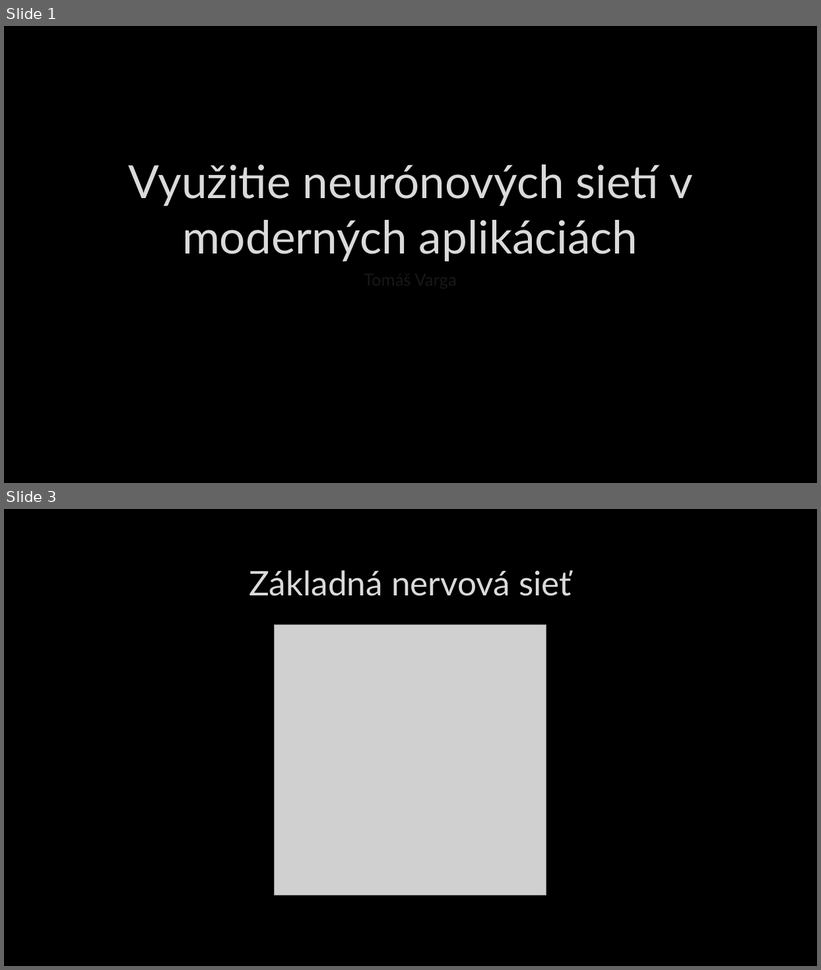
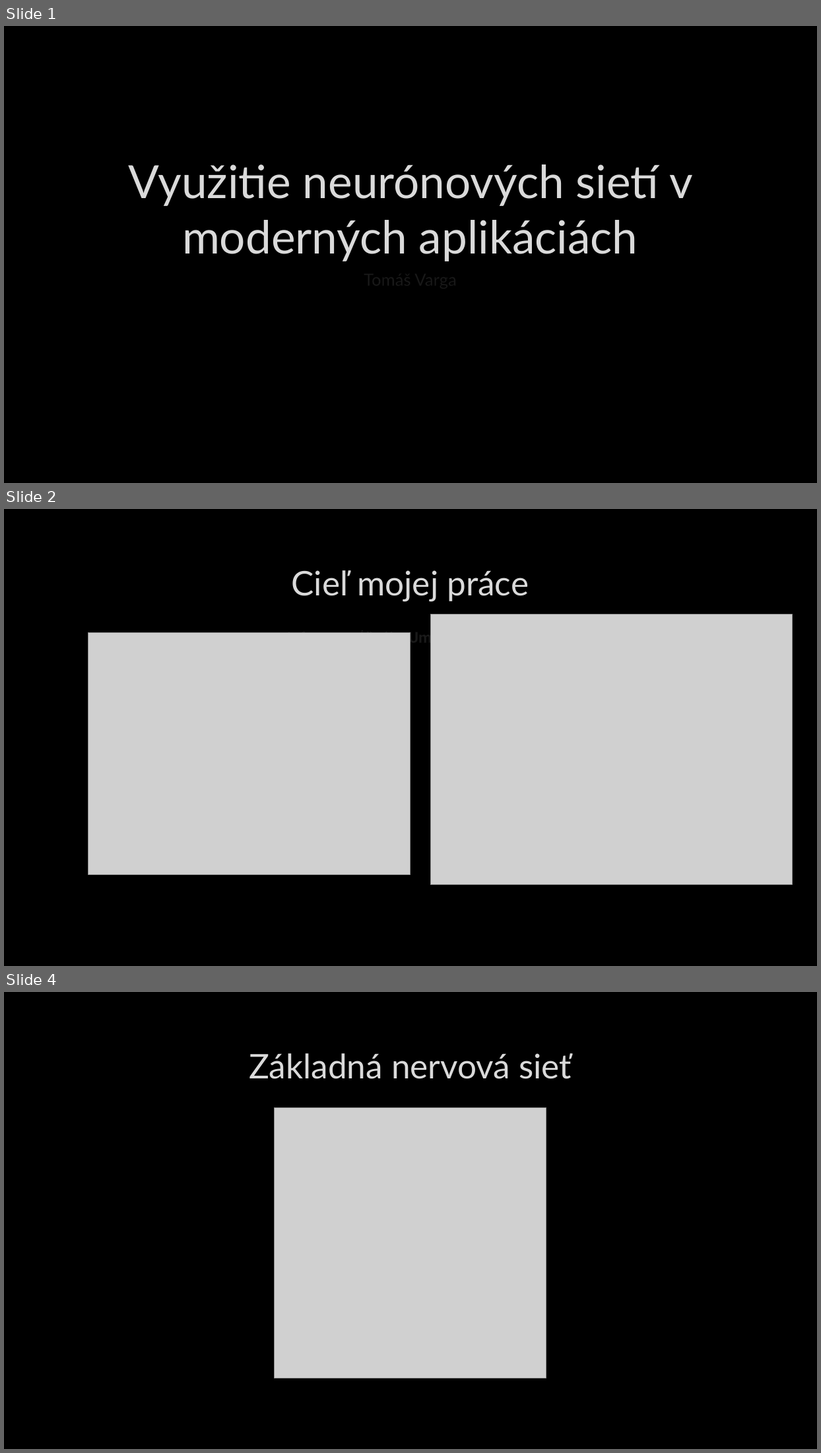
Before and after one commit to NinaKonecna/Archiv, a slide deck: SOČ/Prezentácia/SOČ-prezentacia-TV.pptx. Shown one above the other, each under a label of ours: slides 1 and 3 before the commit, slides 1, 2 and 4 after it; the slides between them are not shown. The pictures are 821x970 and 821x1453 pixels, drawn with LibreOffice and Linux fonts; fonts in the diff are those of the drawing; grey boxes stand for pictures; background and template pictures are left out. Boxes give left, top, right and bottom in pixels: in the first picture for what was removed or moved away, otherwise in the second. Text is boxed around its words. In the diff, an @@ line names an element or a change of style, - is before the commit and + after.

```diff
--- a/SOČ/Prezentácia/SOČ-prezentacia-TV.pptx
+++ b/SOČ/Prezentácia/SOČ-prezentacia-TV.pptx
@@ slide 2 added at (4,509,817,966), background picture (left out) @@
@@ title added at (292,570,529,601), 40 pt, text #DADADA @@
+Cieľ mojej práce
@@ picture added at (430,615,792,885) @@
@@ picture added at (88,633,411,875) @@
@@ text added at (287,629,456,646), 18 pt, text #FFFFFF, bold @@
+informovať ľudí o Umelej inteligencii
@@ what was slide 3 is now slide 4 @@
```
Also in this commit, not shown: 2 slides changed, 3 other files.
